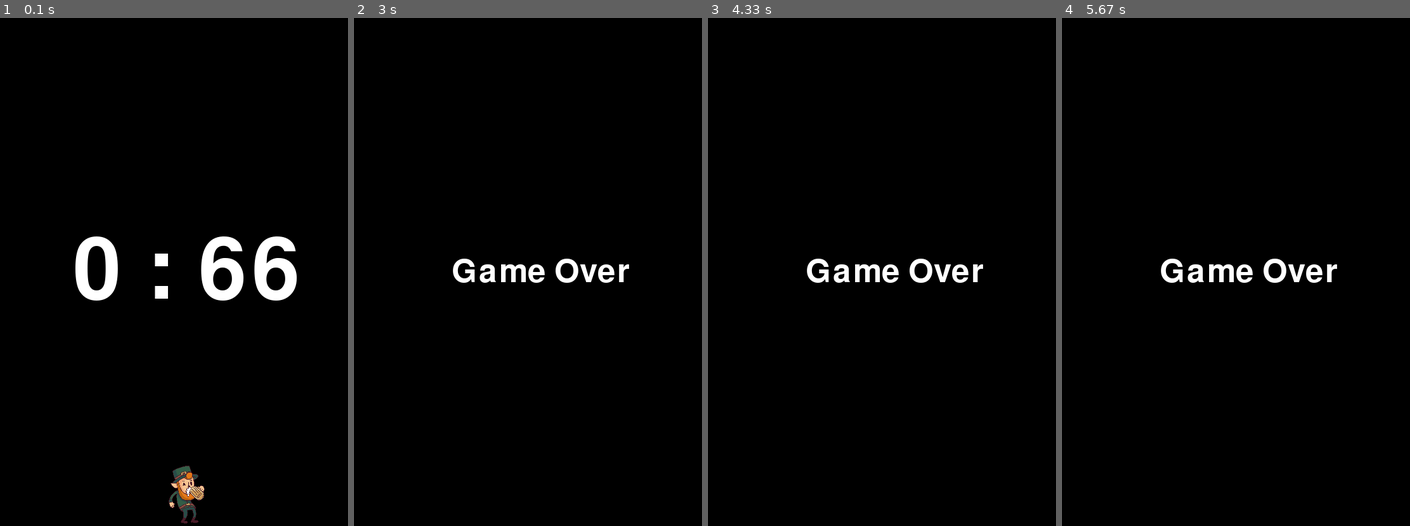
Above: before the commit, frames 1-4 (left to right).
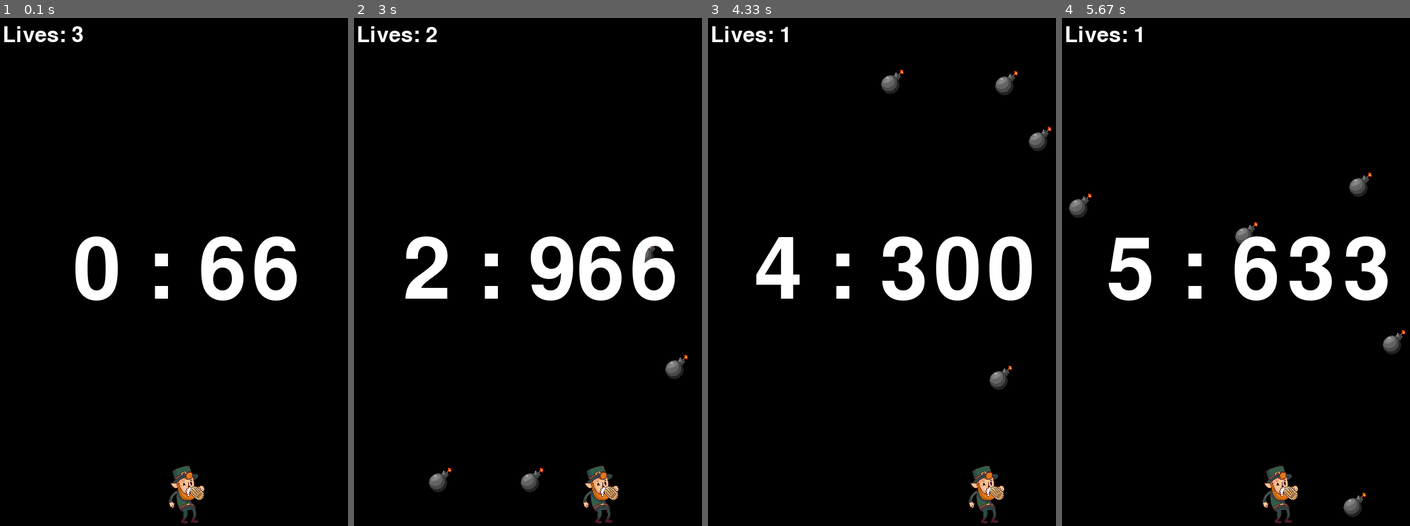
Above: after the commit, the same moments.

Repository: SKHU-OSS-2024-2/pygame-delta-avoiding-bomb
Game: pygame game, started from bomb_game/bomb_game.py
The game is run twice, just before and just after one commit, with the same random seed, the same clock (stepped at 60 frames per second) and the same inputs.
Inputs:
- Up to frame 1 (0.1 s): no input
- Up to frame 2 (3 s): hold Right 0.33-0.8 s; hold Right 0.83-1.3 s; hold Left 1.33-1.87 s; hold Left 1.9-2.3 s; hold Right 2.33-2.97 s
- Up to frame 3 (4.33 s): hold Left 3-3.47 s; hold Right 3.5-3.97 s; hold Right from 4 s (still down)
- Up to frame 4 (5.67 s): release Right at 4.47 s; hold Left 4.5-5.03 s; hold Left 5.07-5.47 s; hold Right from 5.5 s (still down)

The runs differ from the first frame. In frame 1, 0.3% of the frame differs, in the area x 1-24%, y 1-5%; in frame 2, 5.9%; in frame 3, 5.9%; in frame 4, 6.0%, in the area x 1-99%, y 1-100%.

Commit message:
Update bomb_game for add lives

Diff:
--- a/bomb_game/bomb_game.py
+++ b/bomb_game/bomb_game.py
@@ -11,7 +11,7 @@
 size = [600, 800]
 screen = pygame.display.set_mode(size)
 
-#화면에 글자를 띄우기 위한 폰트
+# 화면에 글자를 띄우기 위한 폰트
 game_font = pygame.font.Font(None, 200)
 
 done = False
@@ -20,7 +20,7 @@
 start_ticks = pygame.time.get_ticks()
 
 game_over = False  # 게임 오버 상태를 나타내는 변수
-
+lives = 3  # 목숨 변수 추가
 
 def runGame():
     bomb_image = pygame.image.load('bomb.png')
@@ -41,8 +41,9 @@
     person.top = size[1] - person.height
     person_dx = 0
 
-    global done, game_over
+    global done, game_over, lives
     font = pygame.font.SysFont(None, 75)  # 게임오버 텍스트를 위한 폰트 설정
+    life_font = pygame.font.SysFont(None, 50)  # 목숨 표시를 위한 폰트 설정
 
     while not done:
         clock.tick(30)
@@ -85,17 +86,29 @@
 
             for bomb in bombs:
                 if bomb['rect'].colliderect(person):
-                    game_over = True
+                    bombs.remove(bomb)  # 충돌한 폭탄을 없앰
+                    rect = pygame.Rect(bomb_image.get_rect())
+                    rect.left = random.randint(0, size[0])
+                    rect.top = -100
+                    dy = random.randint(3, 9)
+                    bombs.append({'rect': rect, 'dy': dy})
+
+                    lives -= 1  # 목숨을 1 감소시킴
+                    if lives <= 0:
+                        game_over = True  # 목숨이 0이면 게임 오버
                 screen.blit(bomb_image, bomb['rect'])
 
+            # 목숨 표시
+            lives_text = life_font.render(f"Lives: {lives}", True, WHITE)
+            screen.blit(lives_text, (10, 10))
 
-            #경과시간 계산
+            # 경과시간 계산
             elapsed_time = (pygame.time.get_ticks() - start_ticks)
 
-            #타이머 화면 출력
+            # 타이머 화면 출력
             timer = game_font.render(str(int(elapsed_time // 1000)) + ' : ' + str(int(elapsed_time % 1000)), True, (255,255,255))
 
-            #시간 화면에 뜨게
+            # 시간 화면에 뜨게
             screen.blit(timer, (size[0]//2 - (timer.get_width() //2), size[1]//2 - (timer.get_height()//2)))
 
 
